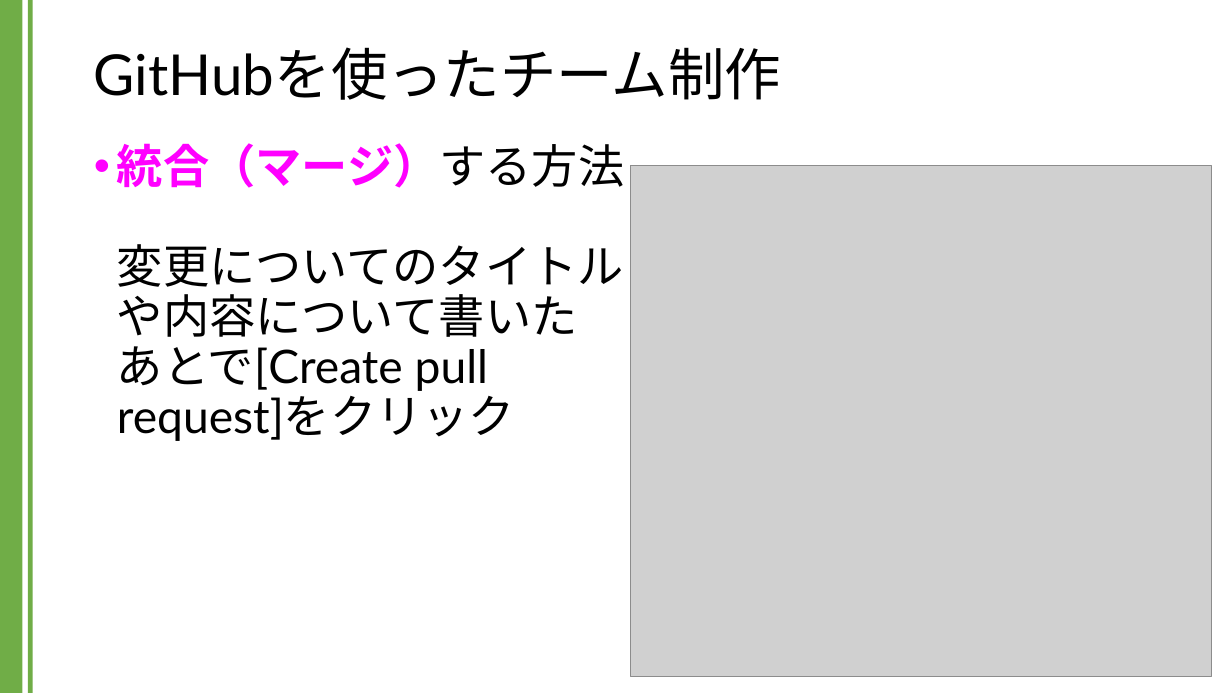
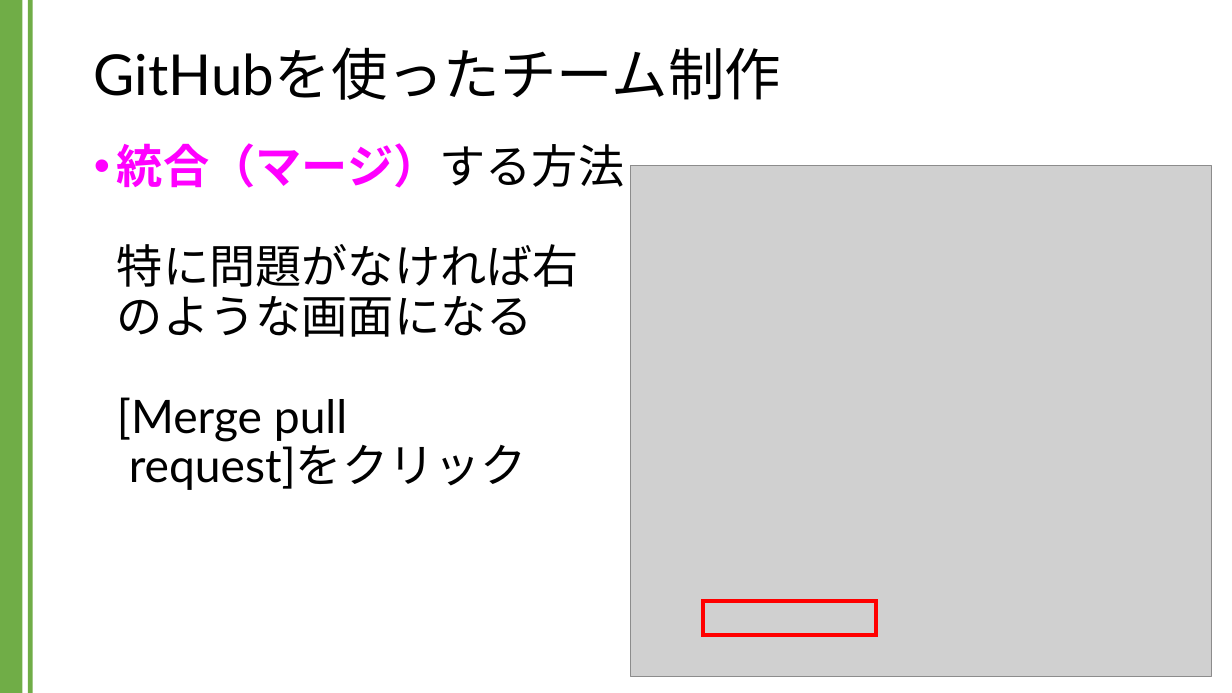
Before and after one commit to kic-murata/cpp2024, a slide deck: slide 41 of 授業資料/GitHubを用いたチーム制作.pptx. Drawn at 1232x693 pixels with LibreOffice and Linux fonts; fonts in the diff are those of the drawing; grey boxes stand for pictures. Boxes give left, top, right and bottom in pixels: in the first picture for what was removed or moved away, otherwise in the second. Text is boxed around its words. In the diff, an @@ line names an element or a change of style, - is before the commit and + after.

```diff
--- a/授業資料/GitHubを用いたチーム制作.pptx
+++ b/授業資料/GitHubを用いたチーム制作.pptx
@@ text at (117, 143, 624, 490): text changed @@
-• 統合（マージ）する方法
-  変更についてのタイトル
-  や内容について書いた
-  あとで[Create pull
-  request]をクリック
+• 統合（マージ）する方法
+  特に問題がなければ右
+  のような画面になる
+  [Merge pull
+  request]をクリック
@@ rectangle added at (703, 602, 876, 636), outline #FF0000 3 pt @@
```
Also in this commit, not shown: 6 other slides changed, 1 other file.
